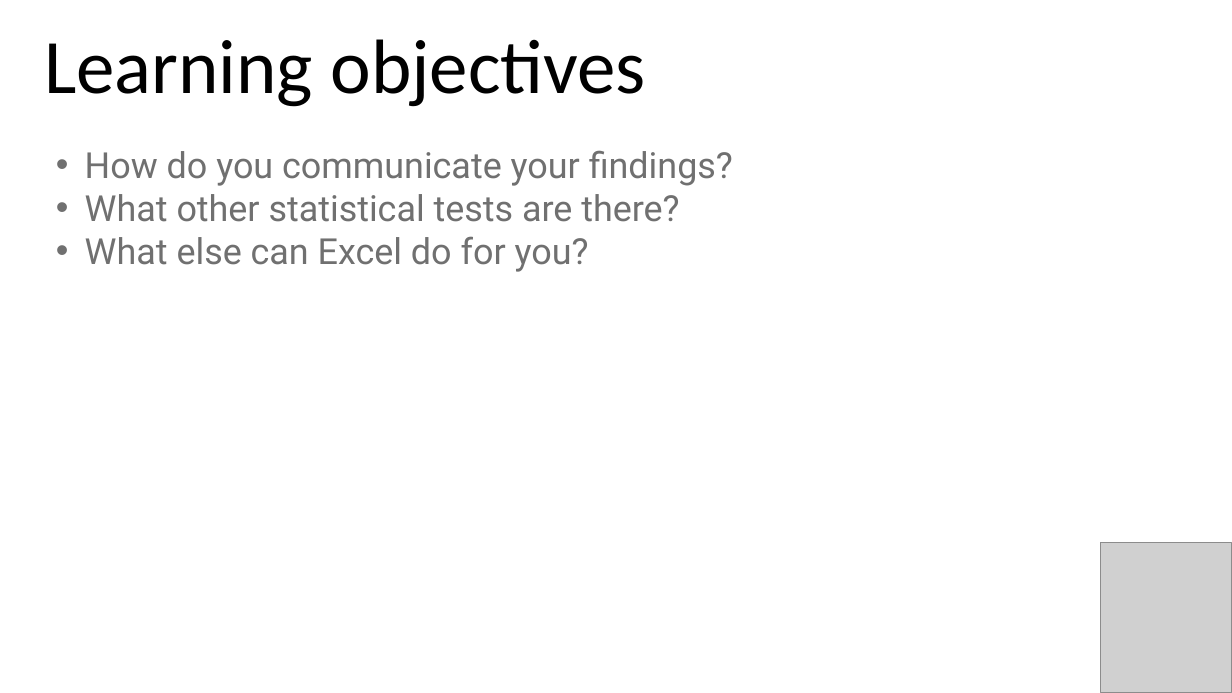
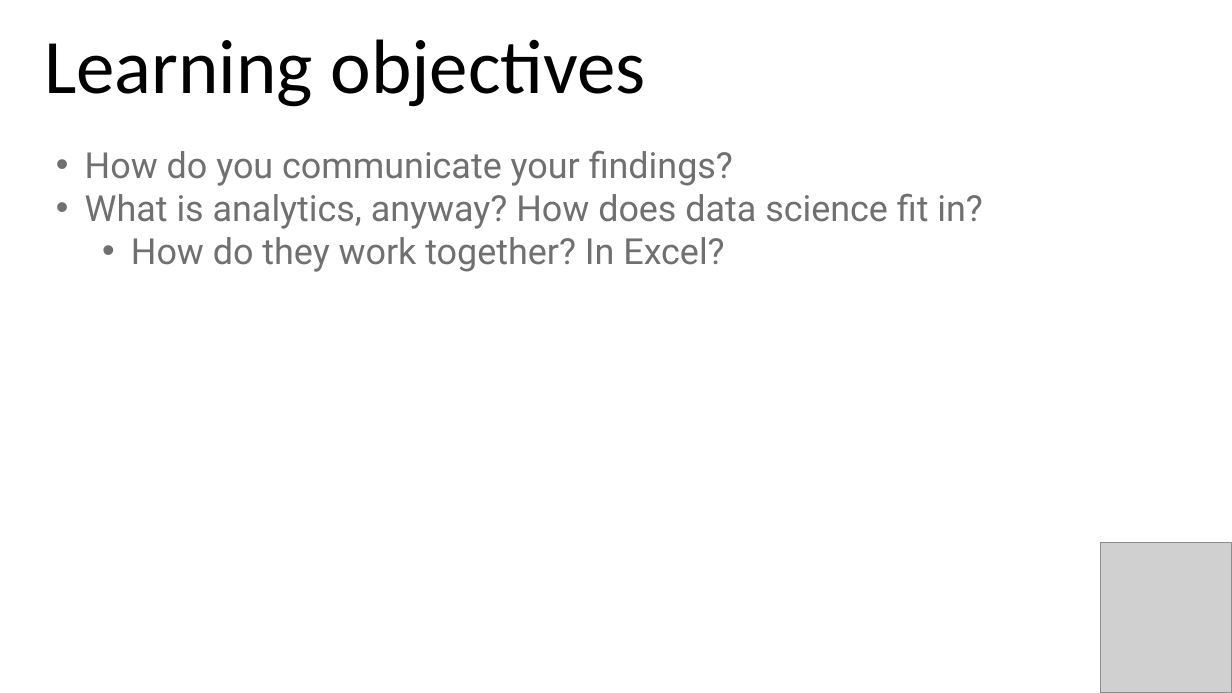
Before and after one commit to stringfestdata/aina-foundations-of-analytics, a slide deck: slide 2 of aina-foundations-of-analytics.pptx. Drawn at 1232x693 pixels with LibreOffice and Linux fonts; fonts in the diff are those of the drawing; grey boxes stand for pictures. Boxes give left, top, right and bottom in pixels: in the first picture for what was removed or moved away, otherwise in the second. Text is boxed around its words. In the diff, an @@ line names an element or a change of style, - is before the commit and + after.

Commit message:
data

```diff
--- a/aina-foundations-of-analytics.pptx
+++ b/aina-foundations-of-analytics.pptx
@@ text at box(85, 193, 983, 272): text changed @@
-• What other statistical tests are there?
-• What else can Excel do for you?
+• What is analytics, anyway? How does data science fit in?
+  • How do they work together? In Excel?
```
Also in this commit, not shown: 4 other slides changed, 1 slide added, 18 other files.
